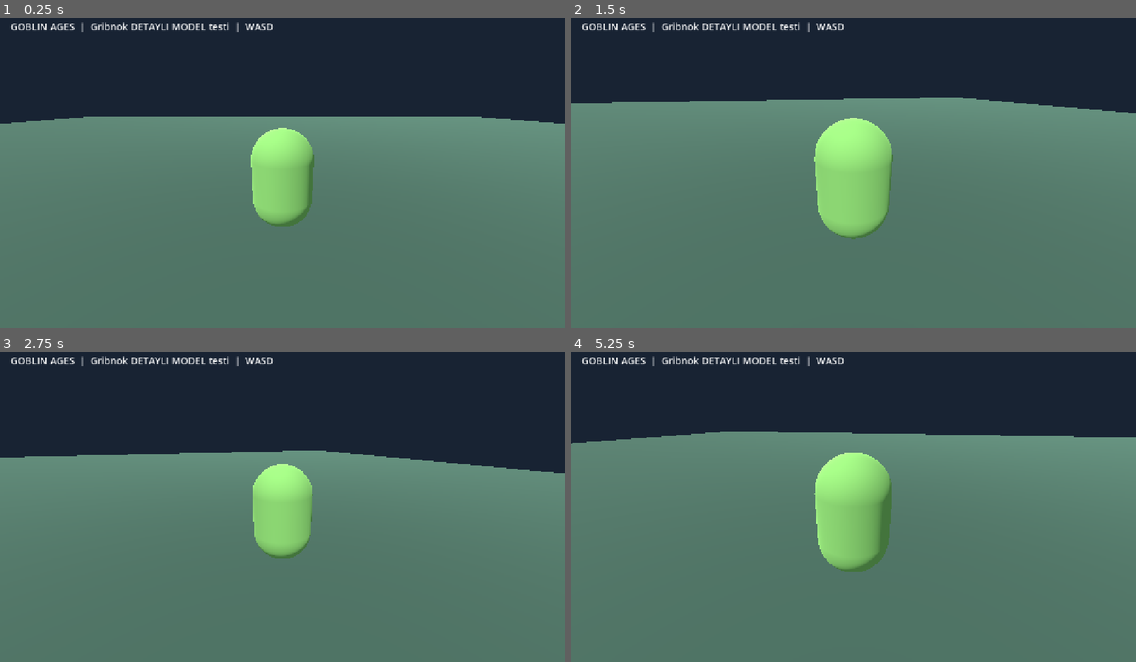
Above: before the commit, frames 1-4 (two rows, left to right).
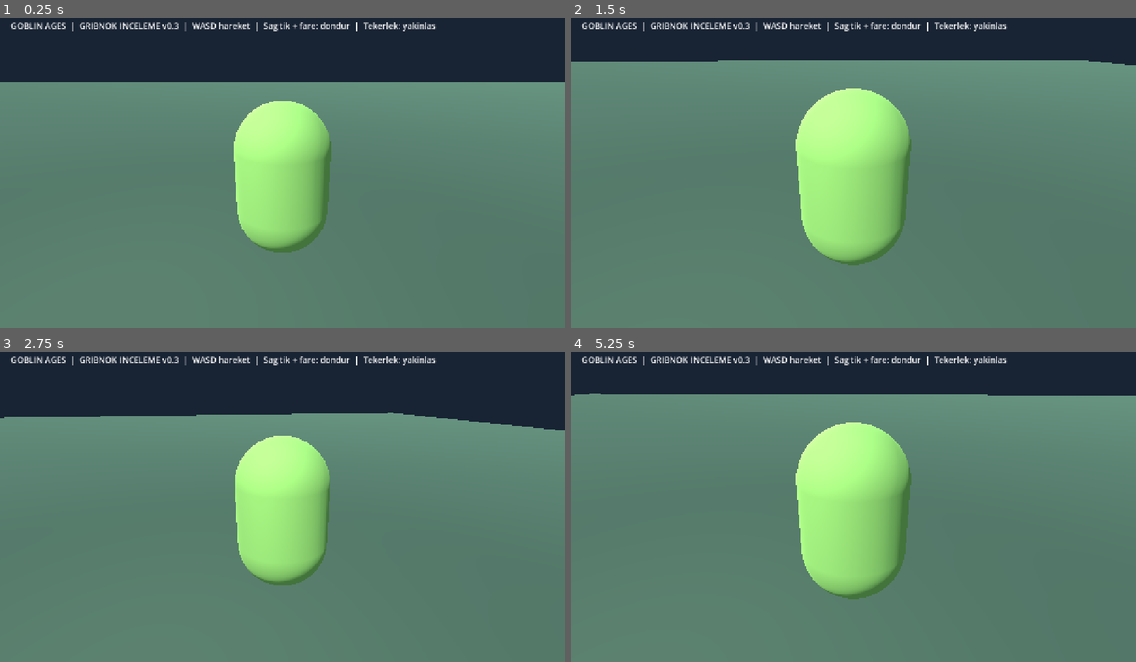
Above: after the commit, the same moments.

Repository: aydinsoylemez1903-beep/GoblinAges
Game: Godot game, scene res://scenes/main.tscn
The game is run twice, just before and just after one commit, with the same random seed, the same clock (stepped at 60 frames per second) and the same inputs.
Inputs (mouse positions are in pixels of both pictures, inside the frame that each line leads up to):
- Up to frame 1 (0.25 s): no input
- Up to frame 2 (1.5 s): tap Enter at 0.5 s; move the mouse to (977, 154) at 0.52 s; hold D 0.53-1.28 s; click (977, 154) at 0.67 s; move the mouse to (740, 185) at 1.27 s; hold S from 1.28 s (still down); click (740, 185) at 1.42 s
- Up to frame 3 (2.75 s): move the mouse to (339, 432) at 2.02 s; release S at 2.03 s; hold D from 2.03 s (still down); click (339, 432) at 2.17 s
- Up to frame 4 (5.25 s): move the mouse to (825, 565) at 2.77 s; release D at 2.78 s; hold W 2.78-3.53 s; click (825, 565) at 2.92 s; move the mouse to (1023, 550) at 3.52 s; hold A 3.53-5.03 s; click (1023, 550) at 3.67 s; move the mouse to (684, 457) at 4.27 s; click (684, 457) at 4.42 s; move the mouse to (881, 503) at 5.02 s; hold S from 5.03 s (still down); click (881, 503) at 5.17 s

The runs differ from the first frame. In frame 1, 17% of the frame differs, in the area x 0-100%, y 1-76%; in frame 2, 20%; in frame 3, 19%; in frame 4, 21%, in the area x 0-100%, y 1-80%.

Commit message:
Add Gribnok inspection camera, mouse orbit/zoom and character follow fill light v0.3

Diff:
--- a/scripts/main.gd
+++ b/scripts/main.gd
@@ -4,12 +4,18 @@
 var goblin: Node3D
 var camera: Camera3D
 var goblin_speed := 5.0
+var orbit_yaw := 0.0
+var orbit_pitch := 0.18
+var orbit_distance := 2.8
+var inspecting := false
+var key_light: OmniLight3D
 
 func _ready() -> void:
     _create_environment()
     _create_floor()
     _create_goblin()
     _create_camera()
+    _create_character_light()
     _create_ui()
 
 func _create_environment() -> void:
@@ -163,18 +169,48 @@
 
 func _create_camera() -> void:
     camera = Camera3D.new()
-    camera.position = Vector3(0, 1.85, 2.9)
     camera.current = true
+    camera.fov = 55.0
     add_child(camera)
-    camera.look_at(Vector3(0, 0.9, 0))
+    _update_camera(1.0)
+
+func _create_character_light() -> void:
+    key_light = OmniLight3D.new()
+    key_light.name = "GribnokKeyLight"
+    key_light.light_color = Color("#ffe8d2")
+    key_light.light_energy = 1.5
+    key_light.omni_range = 5.0
+    key_light.shadow_enabled = false
+    add_child(key_light)
+
+func _update_camera(delta: float) -> void:
+    if camera == null or goblin == null:
+        return
+    var focus := goblin.global_position + Vector3(0, 0.85, 0)
+    var horizontal := orbit_distance * cos(orbit_pitch)
+    var offset := Vector3(sin(orbit_yaw) * horizontal, sin(orbit_pitch) * orbit_distance + 0.5, cos(orbit_yaw) * horizontal)
+    camera.global_position = camera.global_position.lerp(focus + offset, minf(1.0, delta * 8.0))
+    camera.look_at(focus)
+
+func _unhandled_input(event: InputEvent) -> void:
+    if event is InputEventMouseButton:
+        if event.button_index == MOUSE_BUTTON_RIGHT:
+            inspecting = event.pressed
+        elif event.pressed and event.button_index == MOUSE_BUTTON_WHEEL_UP:
+            orbit_distance = maxf(1.4, orbit_distance - 0.25)
+        elif event.pressed and event.button_index == MOUSE_BUTTON_WHEEL_DOWN:
+            orbit_distance = minf(7.0, orbit_distance + 0.25)
+    elif event is InputEventMouseMotion and inspecting:
+        orbit_yaw -= event.relative.x * 0.007
+        orbit_pitch = clampf(orbit_pitch - event.relative.y * 0.005, -0.35, 0.95)
 
 func _create_ui() -> void:
     var layer := CanvasLayer.new()
     add_child(layer)
     var label := Label.new()
-    label.text = "GOBLIN AGES  |  Gribnok DETAYLI MODEL testi  |  WASD"
+    label.text = "GOBLIN AGES  |  GRIBNOK INCELEME v0.3  |  WASD hareket  |  Sag tik + fare: dondur  |  Tekerlek: yakinlas"
     label.position = Vector2(24, 20)
-    label.add_theme_font_size_override("font_size", 22)
+    label.add_theme_font_size_override("font_size", 19)
     layer.add_child(label)
 
 func _physics_process(delta: float) -> void:
@@ -191,7 +227,6 @@
         input_dir = input_dir.normalized()
         goblin.position += Vector3(input_dir.x, 0, input_dir.y) * goblin_speed * delta
         goblin.rotation.y = atan2(-input_dir.x, -input_dir.y)
-    if camera != null:
-        var target := goblin.position + Vector3(0, 1.85, 2.9)
-        camera.position = camera.position.lerp(target, minf(1.0, delta * 4.0))
-        camera.look_at(goblin.position + Vector3(0, 0.9, 0))
+    _update_camera(delta)
+    if key_light != null:
+        key_light.global_position = goblin.global_position + Vector3(-1.1, 2.25, 1.45)
